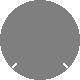
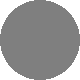
Layered file, before and after one edit (80x80). Changes by layer:
removed layer "Markers" over [12, 63, 68, 68]
